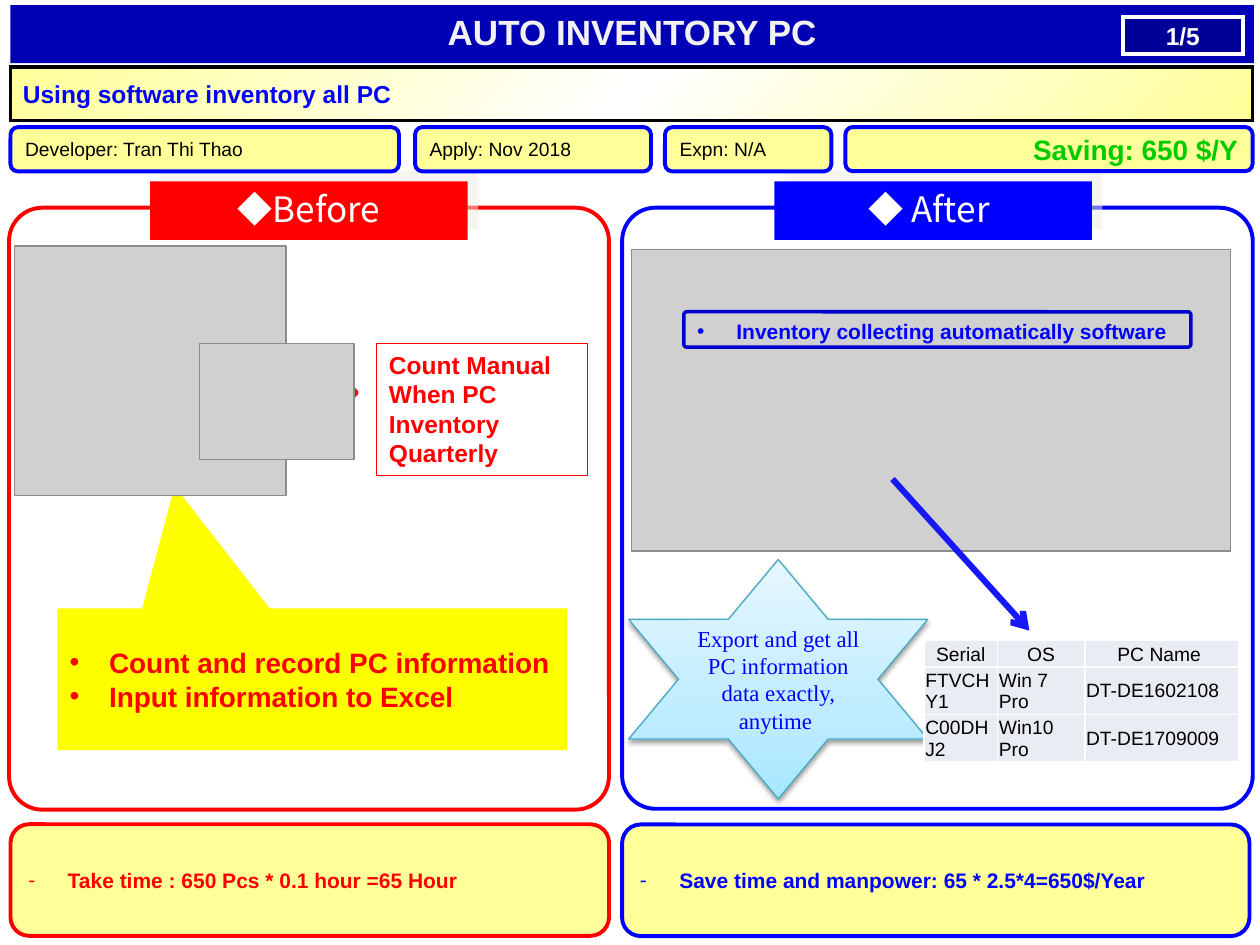
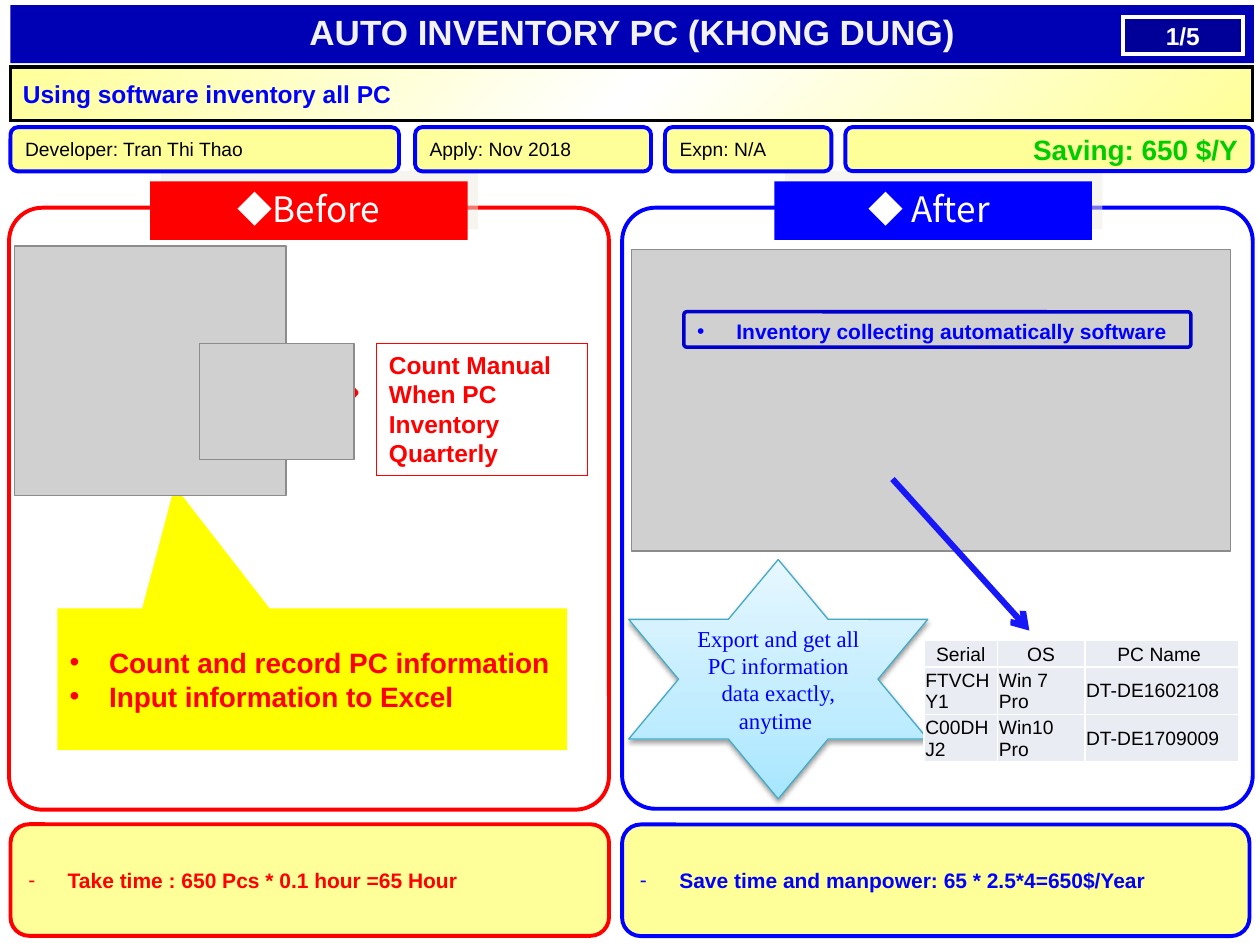
Before and after one commit to thietbicongnghevietnam/ReportPSNV, a slide deck: slide 12 of Report_test.pptx. Drawn at 1260x945 pixels with LibreOffice and Linux fonts; fonts in the diff are those of the drawing; grey boxes stand for pictures. Boxes give left, top, right and bottom in pixels: in the first picture for what was removed or moved away, otherwise in the second. Text is boxed around its words. In the diff, an @@ line names an element or a change of style, - is before the commit and + after.

```diff
--- a/Report_test.pptx
+++ b/Report_test.pptx
@@ text in rectangle at (x1=309, y1=19, x2=955, y2=52): text changed @@
-AUTO INVENTORY PC
+AUTO INVENTORY PC (KHONG DUNG)
```
Also in this commit, not shown: 4 other slides changed.
